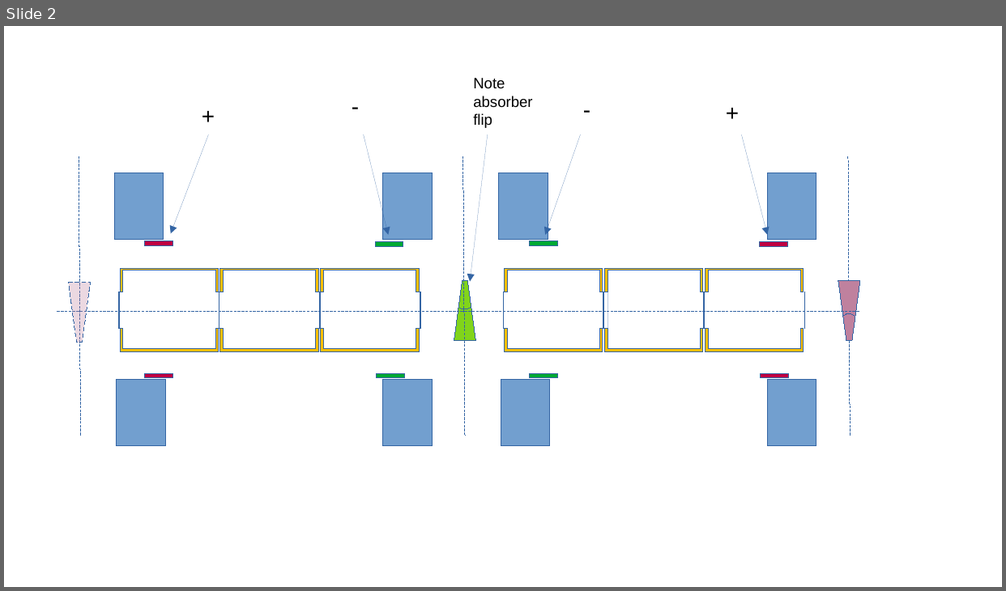
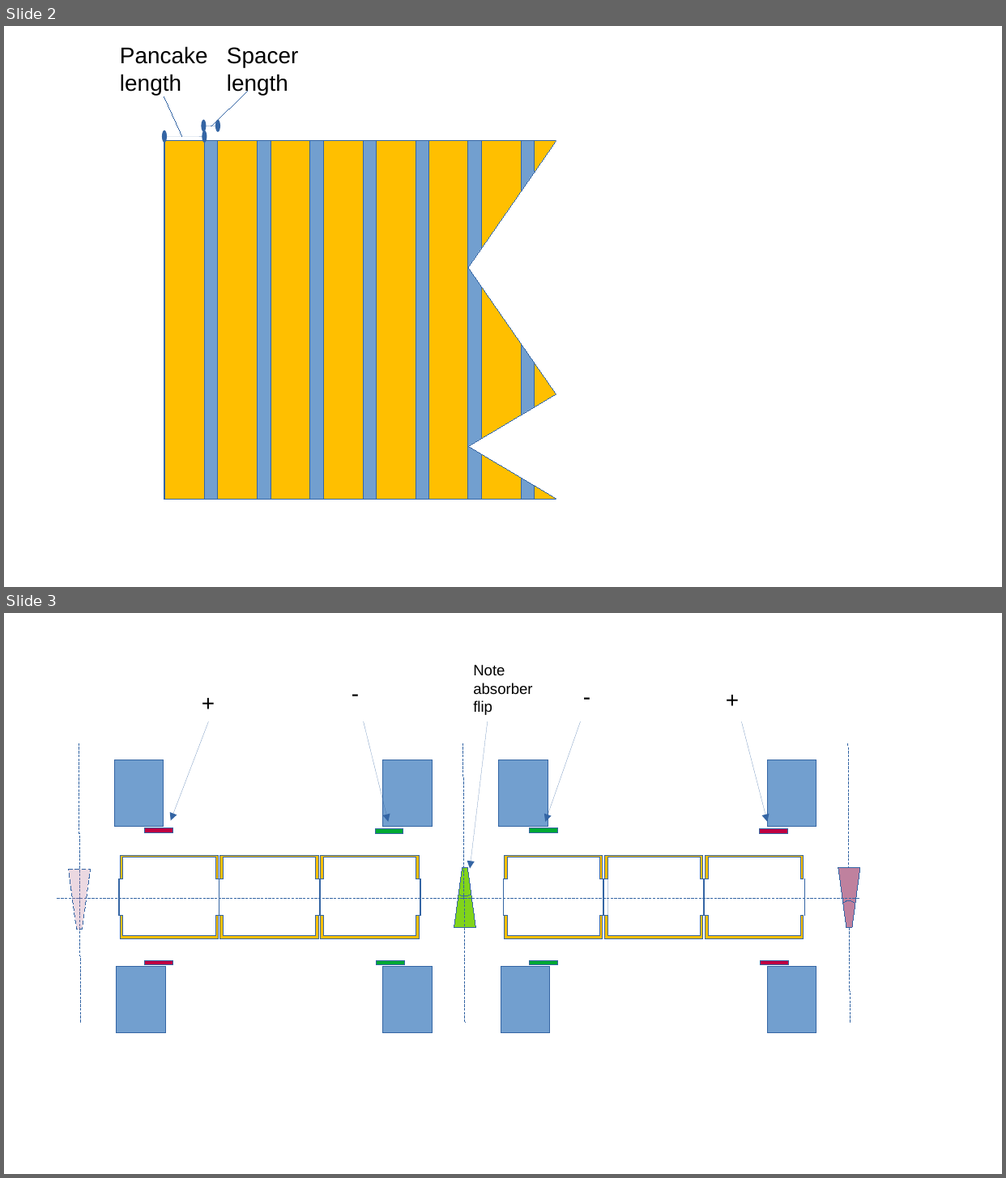
Before and after one commit to MuonCollider-WG4/cooling_demonstrator, a slide deck: lattice_description.odp. Shown one above the other, each under a label of ours: slide 2 before the commit, slides 2 and 3 after it. The pictures are 1006x591 and 1006x1178 pixels, drawn with LibreOffice and Linux fonts; fonts in the diff are those of the drawing. Boxes give left, top, right and bottom in pixels: in the first picture for what was removed or moved away, otherwise in the second. Text is boxed around its words. In the diff, an @@ line names an element or a change of style, - is before the commit and + after.

```diff
--- a/lattice_description.odp
+++ b/lattice_description.odp
@@ slide 2 added at (4,26,1002,587), background #FFFFFF @@
@@ text added at (120,46,208,95), 18 pt, text #000000 @@
+Pancake
+length
@@ text added at (227,47,298,95), 18 pt, text #000000 @@
+Spacer
+length
@@ line added from (164, 97) to (182, 136), #3465A4 0 pt @@
@@ line added from (248, 91) to (211, 126), #3465A4 0 pt @@
@@ double arrow added from (164, 136) to (204, 136), #3465A4 0 pt @@
@@ double arrow added from (204, 126) to (218, 126), #3465A4 0 pt @@
@@ group added at (164,133,753,525): 10 rectangles, 2 diamonds @@
@@ what was slide 2 is now slide 3 @@
```
Also in this commit, not shown: 1 slide changed, 3 other files.
